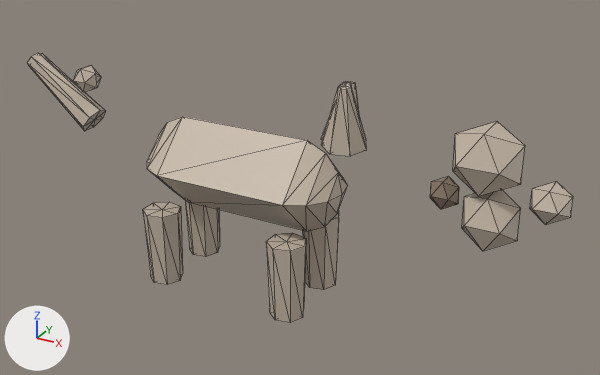
One commit to the glTF model public/studio/v2.15.0/d_cat/model.glb: the scene before it, then after it.
Rendered twice from a camera (50 mm lens) standing at (3.61, -5.56, 3.76) and looking at (0.49, 0.12, 0.92). The lights are fixed; the arrows at lower left show +X, +Y and +Z. The picture after the commit comes second. Mesh edges are drawn as thin lines. Where no turn or scale is listed for an object, it has been applied to the vertices.

Objects in the first picture: 'part0', 'part1', 'part10', 'part11', 'part12', 'part2', 'part3', 'part4', 'part5', 'part6', 'part7', 'part8', 'part9'.
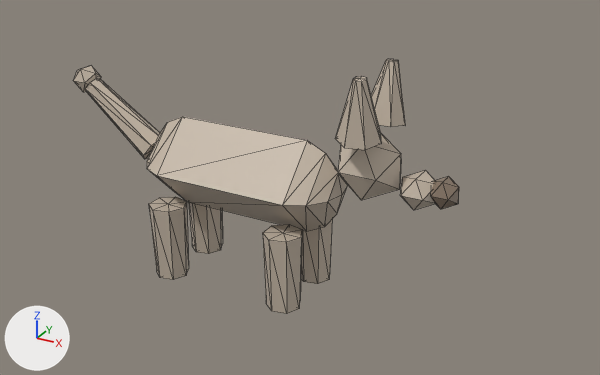
Where the change shows, as pixel boxes (x1, y1, x2, y2) in the pictures (600 x 375 px):
'part2', moved: before (453, 122, 525, 196); after (338, 133, 401, 200)
'part7', moved: before (28, 53, 106, 131); after (86, 78, 160, 159)
'part12', moved: before (143, 202, 183, 285); after (149, 197, 189, 280)
'part4', moved: before (321, 84, 366, 156); after (335, 76, 382, 150)
'part1', moved (not visible afterwards): before (462, 190, 521, 251)
'part5', moved: before (530, 181, 573, 225); after (400, 170, 435, 210)
'part3', moved: before (321, 81, 359, 140); after (371, 59, 406, 127)
'part11', moved: before (185, 200, 220, 257); after (188, 202, 223, 254)

Patch to the scene script:
```diff
--- a/public/studio/v2.15.0/d_cat/model.glb.py
+++ b/public/studio/v2.15.0/d_cat/model.glb.py
@@ me_geometry_1 @@
 # used by ob_part1; location = (0.0, 0.0, 0.0)
-me_geometry_1.from_pydata(...)  # 12 vertices, 20 faces; spans x 1.953..2.378, y -0.213..0.213, z 0.857..1.283
+me_geometry_1.from_pydata(...)  # 12 vertices, 20 faces; spans x 0.407..0.833, y -0.213..0.213, z 0.807..1.233
+# me_geometry_1 part 1: the whole mesh is moved by (-1.546, 0.0, -0.05)
 me_geometry_1.materials.append(mat_defaultmaterial_001)
@@ me_geometry_2 @@
 # used by ob_part2; location = (0.0, 0.0, 0.0)
-me_geometry_2.from_pydata(...)  # 12 vertices, 20 faces; spans x 1.847..2.358, y -0.247..0.247, z 1.296..1.773
+me_geometry_2.from_pydata(...)  # 12 vertices, 20 faces; spans x 0.925..1.435, y -0.247..0.247, z 1.062..1.538
+# me_geometry_2 part 2: the whole mesh is moved by (-0.922, 0.0, -0.235)
 me_geometry_2.materials.append(mat_defaultmaterial_002)
@@ me_geometry_3 @@
 # used by ob_part3; location = (0.0, 0.0, 0.0)
-me_geometry_3.from_pydata(...)  # 16 vertices, 28 faces; spans x 0.695..1.038, y -0.011..0.337, z 1.367..1.876
+me_geometry_3.from_pydata(...)  # 16 vertices, 28 faces; spans x 1.025..1.367, y 0.059..0.407, z 1.577..2.086
+# me_geometry_3 part 3: the whole mesh is moved by (0.329, 0.07, 0.21)
 me_geometry_3.materials.append(mat_defaultmaterial_003)
@@ me_geometry_4 @@
 # used by ob_part4; location = (0.0, 0.0, 0.0)
-me_geometry_4.from_pydata(...)  # 16 vertices, 28 faces; spans x 0.893..1.235, y -0.379..-0.031, z 1.493..2.002
+me_geometry_4.from_pydata(...)  # 16 vertices, 28 faces; spans x 1.025..1.367, y -0.407..-0.059, z 1.577..2.086
+# me_geometry_4 part 4: the whole mesh is moved by (0.132, -0.028, 0.084)
 me_geometry_4.materials.append(mat_defaultmaterial_004)
@@ me_geometry_5 @@
 # used by ob_part5; location = (0.0, 0.0, 0.0)
-me_geometry_5.from_pydata(...)  # 12 vertices, 20 faces; spans x 2.441..2.73, y -0.17..0.17, z 1.163..1.418
+me_geometry_5.from_pydata(...)  # 12 vertices, 20 faces; spans x 1.455..1.745, y -0.17..0.17, z 1.052..1.308
+# me_geometry_5 part 5: the whole mesh is moved by (-0.985, 0.0, -0.111)
 me_geometry_5.materials.append(mat_defaultmaterial_005)
@@ me_geometry_7 @@
 # used by ob_part7; location = (0.0, 0.0, 0.0)
-me_geometry_7.from_pydata(...)  # 16 vertices, 28 faces; spans x -2.366..-1.564, y -0.136..0.136, z 1.101..1.774
+me_geometry_7.from_pydata(...)  # 16 vertices, 28 faces; spans x -1.668..-0.866, y -0.136..0.136, z 0.949..1.622
+# me_geometry_7 part 6: the whole mesh is moved by (0.697, 0.0, -0.152)
 me_geometry_7.materials.append(mat_defaultmaterial_007)
@@ me_geometry_11 @@
 # used by ob_part11; location = (0.0, 0.0, 0.0)
-me_geometry_11.from_pydata(...)  # 16 vertices, 28 faces; spans x -0.826..-0.502, y 0.138..0.469, z -0.055..0.625
+me_geometry_11.from_pydata(...)  # 16 vertices, 28 faces; spans x -0.773..-0.45, y 0.114..0.446, z 0.0..0.68
+# me_geometry_11 part 7: the whole mesh is moved by (0.052, -0.024, 0.055)
 me_geometry_11.materials.append(mat_defaultmaterial_011)
@@ me_geometry_12 @@
 # used by ob_part12; location = (0.0, 0.0, 0.0)
-me_geometry_12.from_pydata(...)  # 16 vertices, 28 faces; spans x -0.826..-0.502, y -0.469..-0.138, z -0.055..0.625
+me_geometry_12.from_pydata(...)  # 16 vertices, 28 faces; spans x -0.773..-0.45, y -0.446..-0.114, z 0.0..0.68
+# me_geometry_12 part 8: the whole mesh is moved by (0.052, 0.024, 0.055)
 me_geometry_12.materials.append(mat_defaultmaterial_012)
```
